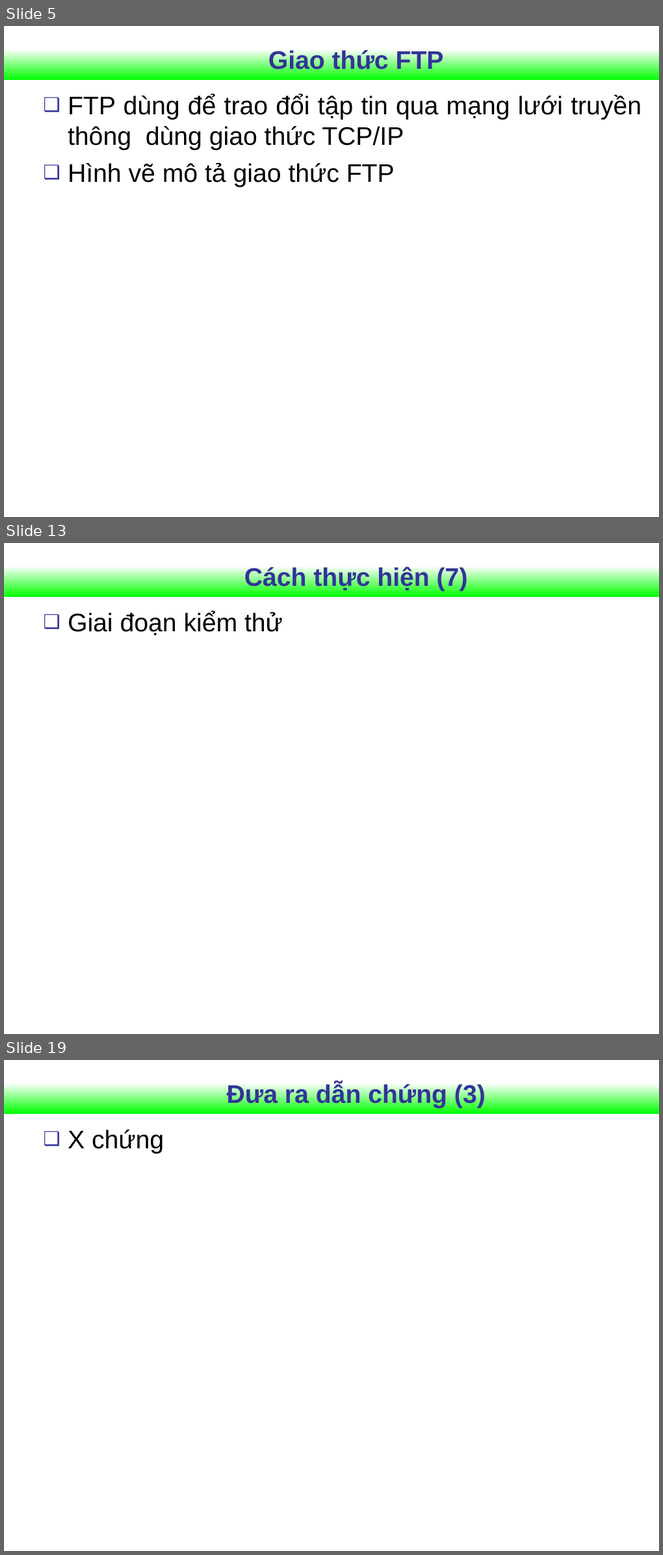
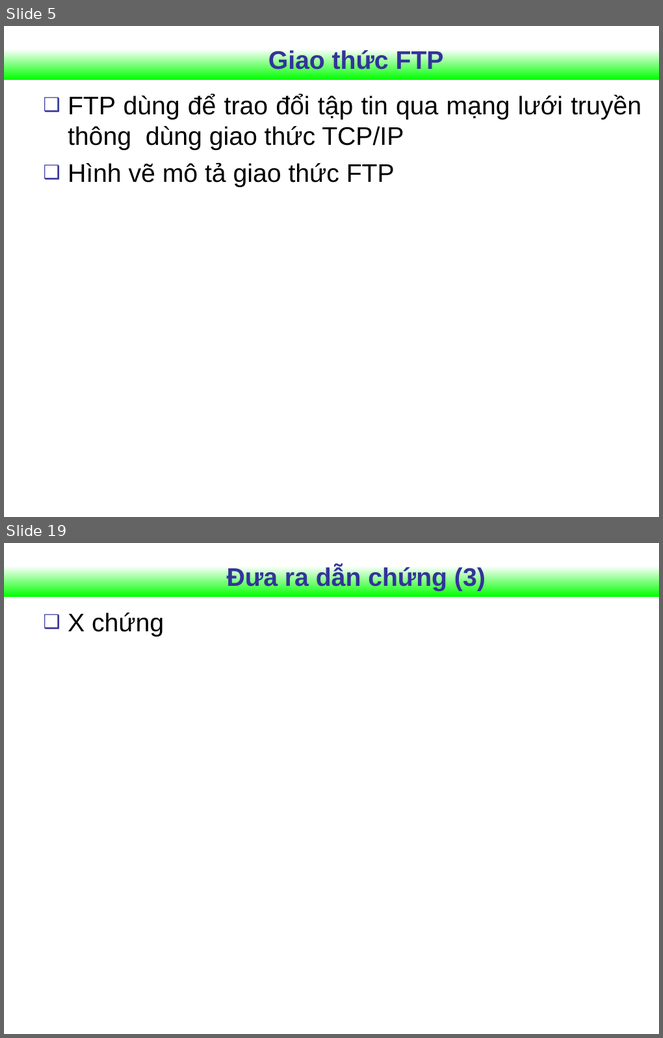
Before and after one commit to Vunb/luanvantotnghiephakhue, a slide deck: Document_luanvan/Slide_Khue.ppt. Shown one above the other, each under a label of ours: slides 5, 13 and 19 before the commit, slides 5 and 19 after it; the slides between them are not shown. The pictures are 663x1555 and 663x1038 pixels, drawn with LibreOffice and Linux fonts; fonts in the diff are those of the drawing; background and template pictures are left out. Boxes give left, top, right and bottom in pixels: in the first picture for what was removed or moved away, otherwise in the second. Text is boxed around its words. In the diff, an @@ line names an element or a change of style, - is before the commit and + after.

```diff
--- a/Document_luanvan/Slide_Khue.ppt
+++ b/Document_luanvan/Slide_Khue.ppt
@@ slide 13 removed at box(4, 543, 659, 1034), background #FFFFFF; not listed: 1 template element that a slide beside it also shows @@
@@ title removed at box(244, 566, 468, 591) @@
-Cách thực hiện (7)
@@ text removed at box(68, 611, 283, 635) @@
-❑ Giai đoạn kiểm thử
```
Also in this commit, not shown: 5 slides changed, 8 slides added, 7 other slides removed.
